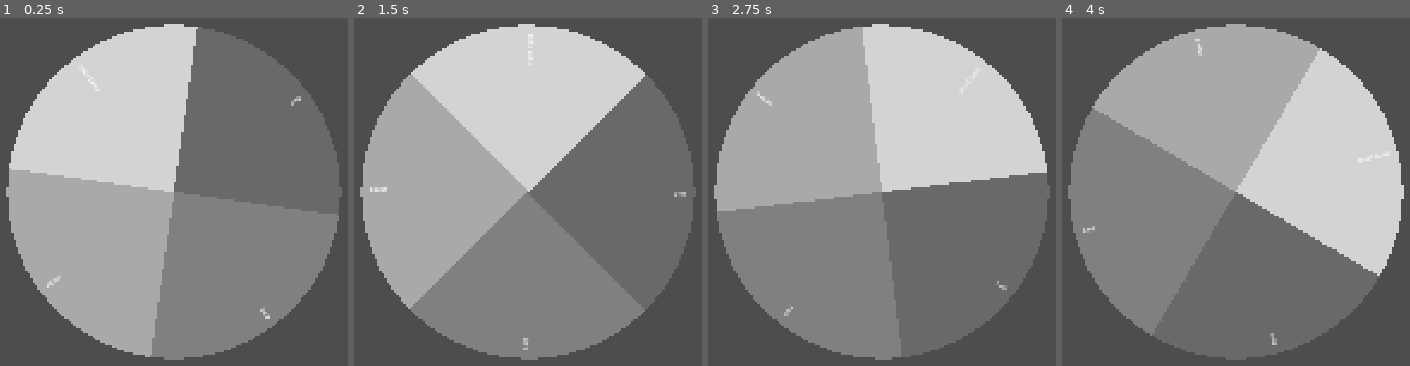
Above: before the commit, frames 1-4 (left to right).
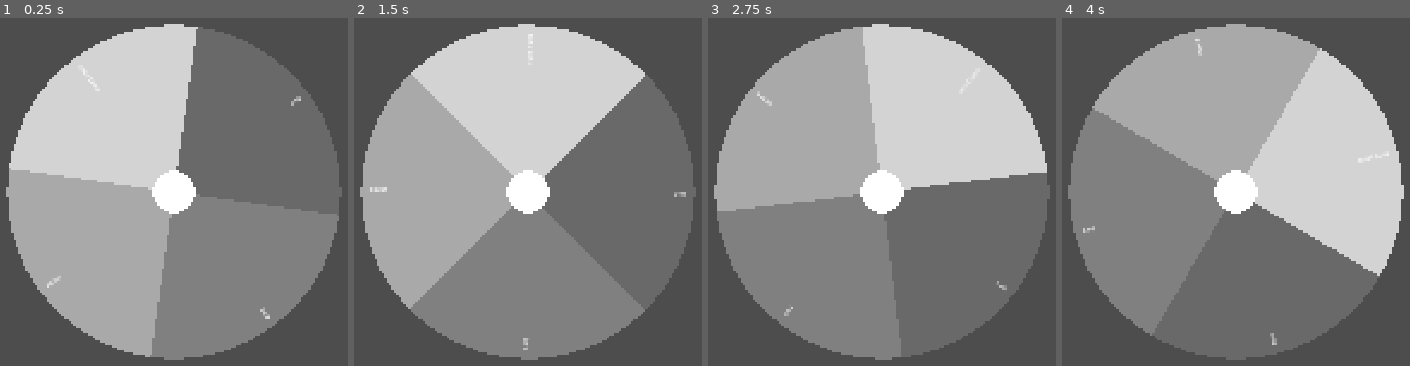
Above: after the commit, the same moments.

Repository: jowashli/gift-exchange-wheelofnames
Game: Godot game, scene res://scenes/wheelofnames.tscn
The game is run twice, just before and just after one commit, with the same random seed, the same clock (stepped at 60 frames per second) and the same inputs.
Inputs:
- Up to frame 1 (0.25 s): no input
- Up to frame 2 (1.5 s): no input
- Up to frame 3 (2.75 s): no input
- Up to frame 4 (4 s): no input

The runs differ from the first frame. In frame 1, 1.2% of the frame differs, in the area x 43-57%, y 43-57%; in frame 2, 1.2%; in frame 3, 1.2%; in frame 4, 1.2%.

Commit message:
Draw wheel center circle

Diff:
--- a/scripts/Wheelofnames.gd
+++ b/scripts/Wheelofnames.gd
@@ -5,6 +5,10 @@
 @export_multiline() var wheel_names_string : String = "item1\nitem2\nitem3"
 var wheel_names : PackedStringArray
 var wheel_sector_count : int = len(wheel_names)
+
+const CENTER_CIRCLE_RADIUS : float = 50.0
+const CENTER_CIRCLE_COLOR : Color = Color.WHITE
+const WHEEL_PADDING : int = 20
 
 func _ready() -> void:
 	wheel_names = PackedStringArray(wheel_names_string.split("\n"))
@@ -19,7 +23,6 @@
 func create_wheel_labels (offset_position: Vector2, radius: float, sector_count: int, rotation_offset: float, names: PackedStringArray) -> void:
 	var wheel_labels : Array[Label] = []
 	var sector_radians : float = (2.0 * PI) / sector_count
-	const WHEEL_PADDING : int = 20
 	for i in range(sector_count):
 		var new_label : Label = Label.new()
 		new_label.text = names[i]
@@ -51,3 +54,4 @@
 	var sector_polygons : Array[PackedVector2Array] = generate_circle_sectors(Vector2.ZERO, radius, sector_count, rotation_offset)
 	for i in range(sector_count):
 		draw_polygon(sector_polygons[i], PackedColorArray([colors[wrap(i, 0, len(colors))]]))
+	draw_circle(Vector2.ZERO, CENTER_CIRCLE_RADIUS, CENTER_CIRCLE_COLOR)
